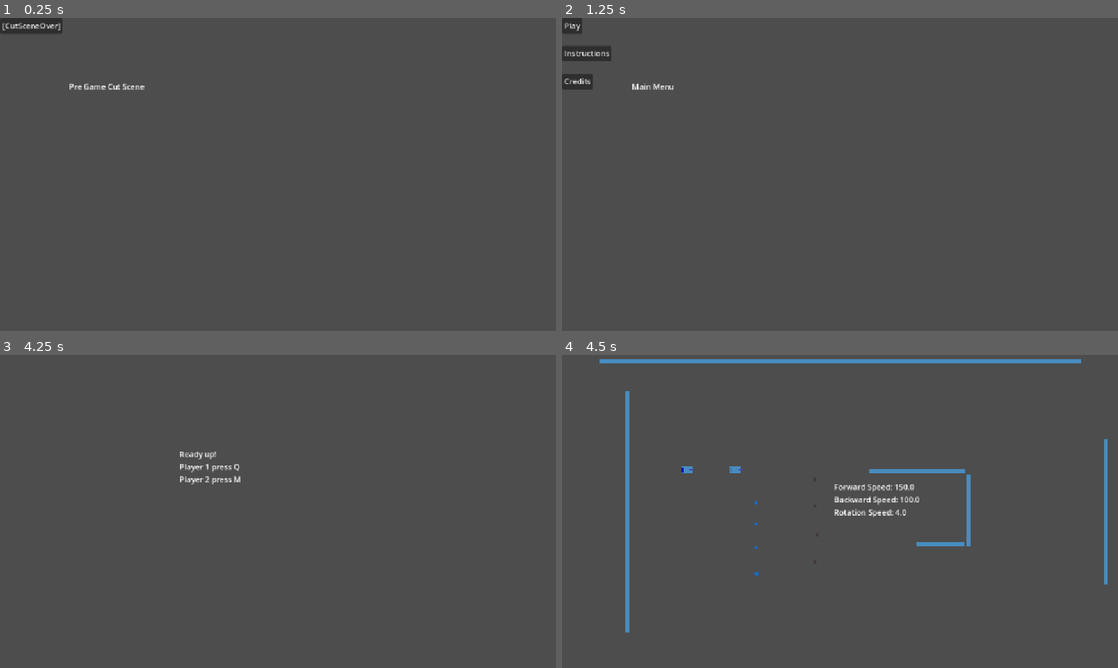
Above: before the commit, frames 1-4 (two rows, left to right).
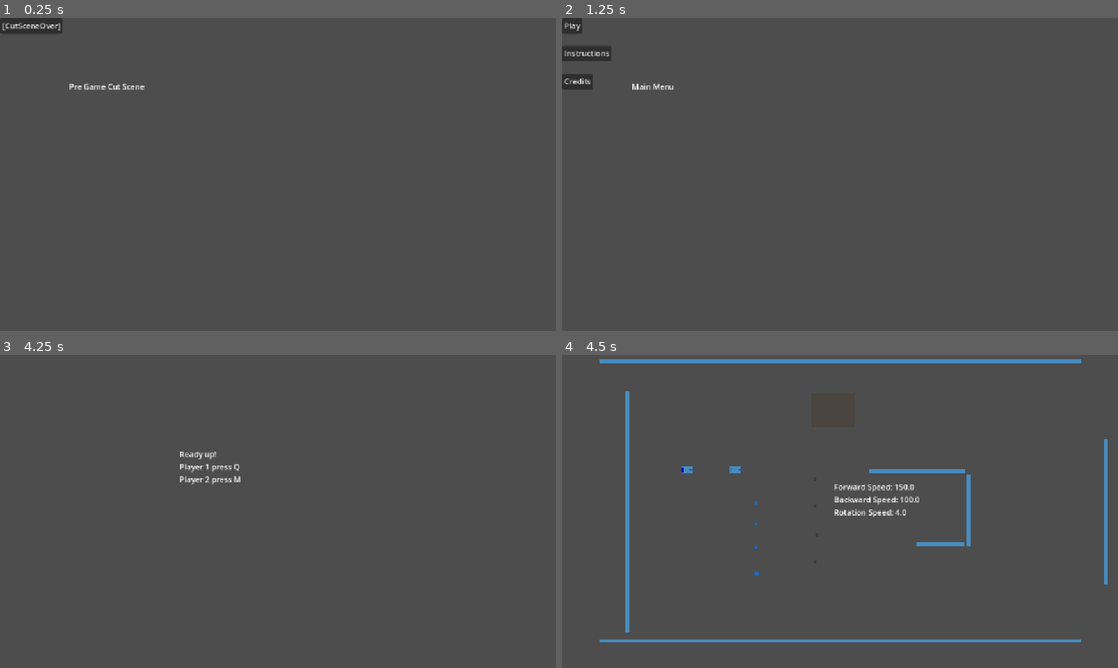
Above: after the commit, the same moments.

Repository: JoeyGiordano/TankTrouble2
Game: Godot game, scene res://game_container/game_container.tscn
The game is run twice, just before and just after one commit, with the same random seed, the same clock (stepped at 60 frames per second) and the same inputs. The engine's default icon, where the game draws it, is replaced by a stand-in: a white triangle on a blue panel in a dark square.
Inputs:
- Up to frame 1 (0.25 s): no input
- Up to frame 2 (1.25 s): click "[CutSceneOver]" at 0.5 s
- Up to frame 3 (4.25 s): click "Play" at 1.25 s; tap Q (tank1_shoot) at 2, 2.75, 3.5 s; hold G 2.03-2.78 s; tap H at 2.3, 2.85, 3.8 s; tap G at 3.05 s; hold Q (tank1_shoot) from 3.53 s (still down)
- Up to frame 4 (4.5 s): release Q (tank1_shoot) at 4.28 s; tap M (tank2_shoot) at 4.35 s

Frames 1-3 are identical in both runs. In frame 4, 0.8% of the frame differs, in the area x 6-94%, y 90-92%.

Commit message:
Vital Stats Bug fix
If tank.stats is not set to local_to_scene, all tanks across all time will share the same stats

Diff:
--- /dev/null
+++ b/game/effect_area/effect_area.gd
@@ -0,0 +1,2 @@
+extends Node
+class_name EffectArea
--- a/game/effect_area/effect_area.tscn
+++ b/game/effect_area/effect_area.tscn
@@ -1,3 +1,21 @@
-[gd_scene format=3 uid="uid://okbp1o6c0twy"]
+[gd_scene load_steps=4 format=3 uid="uid://okbp1o6c0twy"]
+
+[ext_resource type="Script" uid="uid://ddhb4e62j1au2" path="res://game/effect_area/effect_area.gd" id="1_dkbdw"]
+[ext_resource type="Texture2D" uid="uid://dxe5rsvu84bgc" path="res://icon.svg" id="1_ega2q"]
+
+[sub_resource type="RectangleShape2D" id="RectangleShape2D_cwp0a"]
+size = Vector2(90, 72)
 
 [node name="EffectArea" type="Area2D"]
+script = ExtResource("1_dkbdw")
+
+[node name="CollisionShape2D" type="CollisionShape2D" parent="."]
+shape = SubResource("RectangleShape2D_cwp0a")
+
+[node name="Body" type="Sprite2D" parent="."]
+modulate = Color(1, 0.423529, 0.25098, 0.431373)
+position = Vector2(-1.3113e-06, 2.38419e-07)
+scale = Vector2(90, 72)
+texture = ExtResource("1_ega2q")
+region_enabled = true
+region_rect = Rect2(63, 68, 1, 1)
--- a/game/item/items/item2.tres
+++ b/game/item/items/item2.tres
@@ -6,9 +6,9 @@
 [sub_resource type="Resource" id="Resource_taihr"]
 script = ExtResource("2_a3mpq")
 forward_speed = 0.0
-backward_speed = 0.0
-rotation_speed = 0.0
-func_names = Array[String](["do_nothing"])
+backward_speed = -30.0
+rotation_speed = 2.0
+func_names = Array[String]([])
 metadata/_custom_type_script = "uid://8jp733sld27f"
 
 [resource]
--- a/levels/test_level_0.tscn
+++ b/levels/test_level_0.tscn
@@ -1,9 +1,10 @@
-[gd_scene load_steps=5 format=3 uid="uid://dsd7gwwl4lle0"]
+[gd_scene load_steps=6 format=3 uid="uid://dsd7gwwl4lle0"]
 
 [ext_resource type="PackedScene" uid="uid://c4p5w7pfj3smp" path="res://game/wall/wall.tscn" id="1_o3gri"]
 [ext_resource type="PackedScene" uid="uid://bojycccxpxfms" path="res://game/item/item.tscn" id="2_gtf01"]
 [ext_resource type="Resource" uid="uid://b8ve24bo453do" path="res://game/item/items/item1.tres" id="3_ao06l"]
 [ext_resource type="Resource" uid="uid://c586uv6od1lus" path="res://game/item/items/item2.tres" id="4_aw1bw"]
+[ext_resource type="PackedScene" uid="uid://okbp1o6c0twy" path="res://game/effect_area/effect_area.tscn" id="5_aw1bw"]
 
 [node name="TestLevel0" type="Node"]
 
@@ -38,6 +39,11 @@
 position = Vector2(160, -83)
 horizontal = true
 length = 200.0
+
+[node name="Wall7" parent="Walls" instance=ExtResource("1_o3gri")]
+position = Vector2(0, 267)
+horizontal = true
+length = 1000.0
 
 [node name="Bullets" type="Node" parent="."]
 
@@ -76,3 +82,6 @@
 [node name="Item5" parent="Item2s" instance=ExtResource("2_gtf01")]
 position = Vector2(166, 74)
 item_res = ExtResource("4_aw1bw")
+
+[node name="EffectArea" parent="." instance=ExtResource("5_aw1bw")]
+position = Vector2(204, -123)
--- a/tank/effects/effects_handler.gd
+++ b/tank/effects/effects_handler.gd
@@ -1,9 +1,22 @@
 extends Node
 class_name EffectsHandler
 
+@onready var tank : Tank = get_parent()
+
 var on_fire : bool = false
+var frozen : bool = false
+var electrified : bool = false
 
-func _process(delta):
+
+func _process(delta) :
 
 	if Input.is_key_pressed(KEY_F) : on_fire = true
 	else : on_fire = false
+
+	if Input.is_key_pressed(KEY_G) :
+		frozen = true
+		#tank.stats_handler
+	else : on_fire = false
+
+	if Input.is_key_pressed(KEY_H) : electrified = true
+	else : on_fire = false
--- a/tank/stats/stat_boosts/boost1.tres
+++ b/tank/stats/stat_boosts/boost1.tres
@@ -4,8 +4,8 @@
 
 [resource]
 script = ExtResource("1_vmwlf")
-forward_speed = 1.0
-backward_speed = 0.0
-rotation_speed = 0.0
+forward_speed = 20.0
+backward_speed = -10.0
+rotation_speed = -1.0
 func_names = Array[String]([])
 metadata/_custom_type_script = "uid://8jp733sld27f"
--- a/tank/tank.gd
+++ b/tank/tank.gd
@@ -12,7 +12,7 @@
 ## instead of having a pickup_item(Item) function in tank that does that stuff.
 
 @export var id = 0 # 1,2,3,etc for player; -1,-2,-3,etc for non-player
-#MUST put the starting stats in as a NOT saved …(284 unchanged characters)…
+#MUST set stats resource local_to_scene=true. MUST put the starting stats in as a NOT saved …(284 unchanged characters)…
 @export var stats : StatBoost # we use a stat boost to store the tanks stats (it holds all the info we need it to hold)
 
 @onready var tank_rigidbody : TankRigidbody = $TankRigidbody
@@ -30,6 +30,7 @@
 
 func _ready() :
 	ensure_input_map()
+	print(stats_handler.get_parent().id)
 
 func _process(_delta) :
 	DEBUG_PROCESS()
--- a/tank/tank.tscn
+++ b/tank/tank.tscn
@@ -8,6 +8,7 @@
 [ext_resource type="Script" uid="uid://biom1jp1k1k57" path="res://tank/effects/effects_handler.gd" id="6_fa0tr"]
 
 [sub_resource type="Resource" id="Resource_fa0tr"]
+resource_local_to_scene = true
 script = ExtResource("2_tldmv")
 forward_speed = 150.0
 backward_speed = 100.0
Not shown, added: game/effect_area/effect_area.gd.uid
